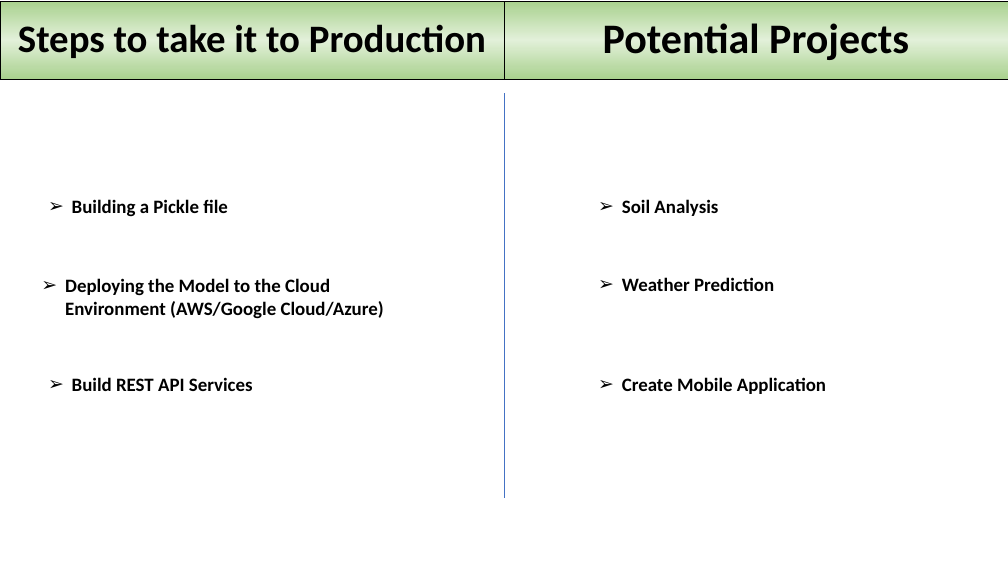
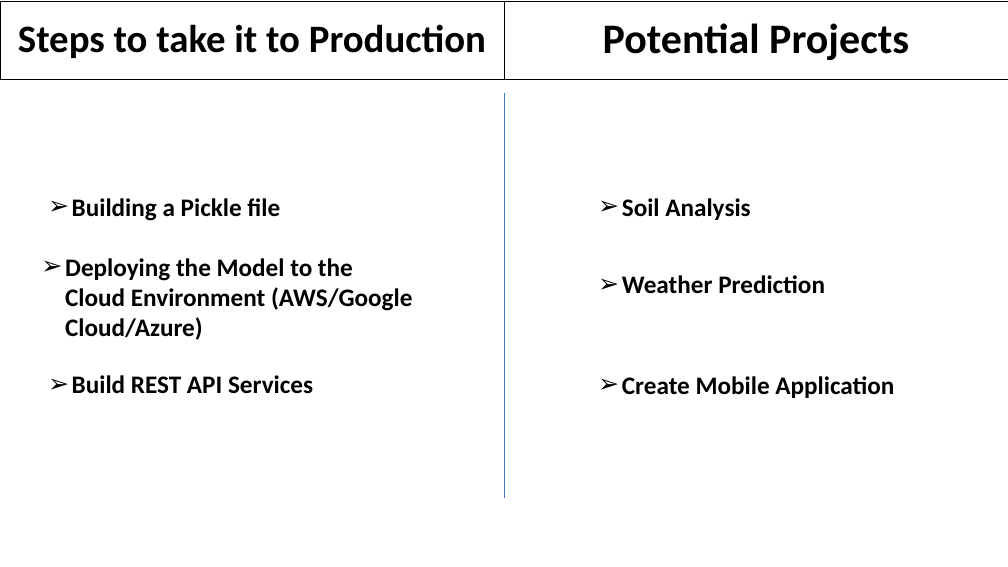
Before and after one commit to sanchanapradeep/aiml_capstone, a slide deck: slide 12 of Millets_Market Price_Prediction_Presentation_Group 7.pptx. Drawn at 1008x567 pixels with LibreOffice and Linux fonts; fonts in the diff are those of the drawing; background and template pictures are left out. Boxes give left, top, right and bottom in pixels: in the first picture for what was removed or moved away, otherwise in the second. Text is boxed around its words. In the diff, an @@ line names an element or a change of style, - is before the commit and + after.

```diff
--- a/Millets_Market Price_Prediction_Presentation_Group 7.pptx
+++ b/Millets_Market Price_Prediction_Presentation_Group 7.pptx
@@ rectangle "Steps to take it to ..." at box(0, 1, 504, 79): fill gradient #A9D18E to #E2F0D9 to none; outline #000000 0.5 pt to #000000 0.75 pt @@
@@ rectangle "Potential Projects" at box(504, 1, 1008, 79): fill gradient #A9D18E to #E2F0D9 to none; outline #000000 0.5 pt to #000000 0.75 pt @@
@@ size 18 to 24 pt in 6 elements at box(72, 198, 280, 221), box(622, 198, 750, 220), box(622, 275, 825, 294), box(622, 376, 894, 398), box(72, 375, 313, 394), box(65, 258, 412, 340) @@
@@ text "Deploying the Model to the ...": place and size @@
-text "Deploying the Model to the ..." at box(65, 278, 384, 319)
+text "Deploying the Model to the ..." at box(65, 258, 412, 340)
```
Also in this commit, not shown: 11 other slides changed.
